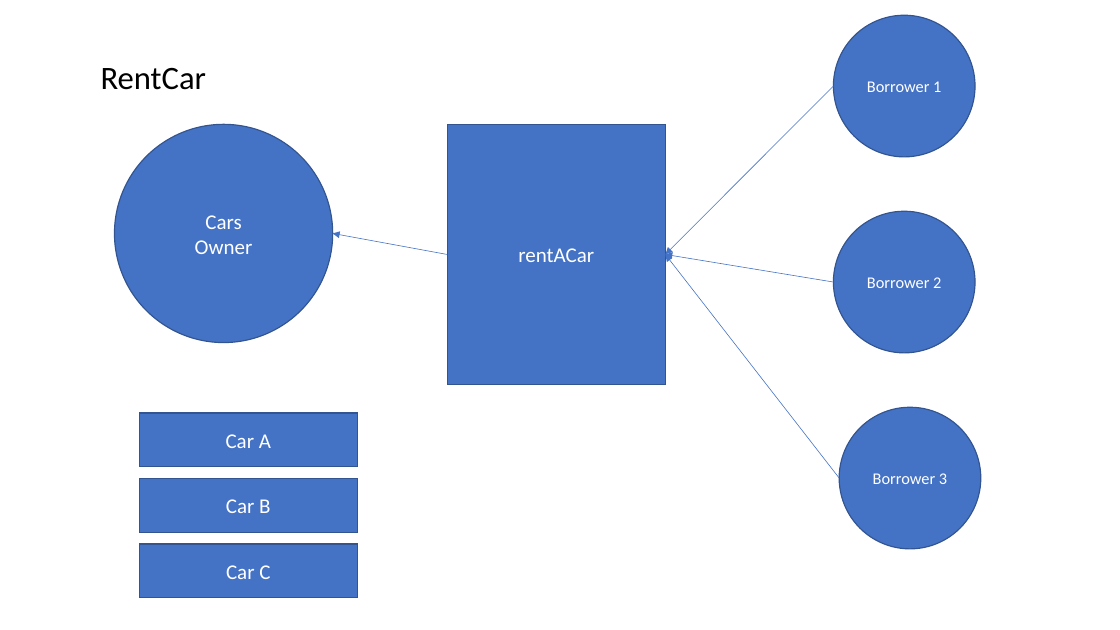
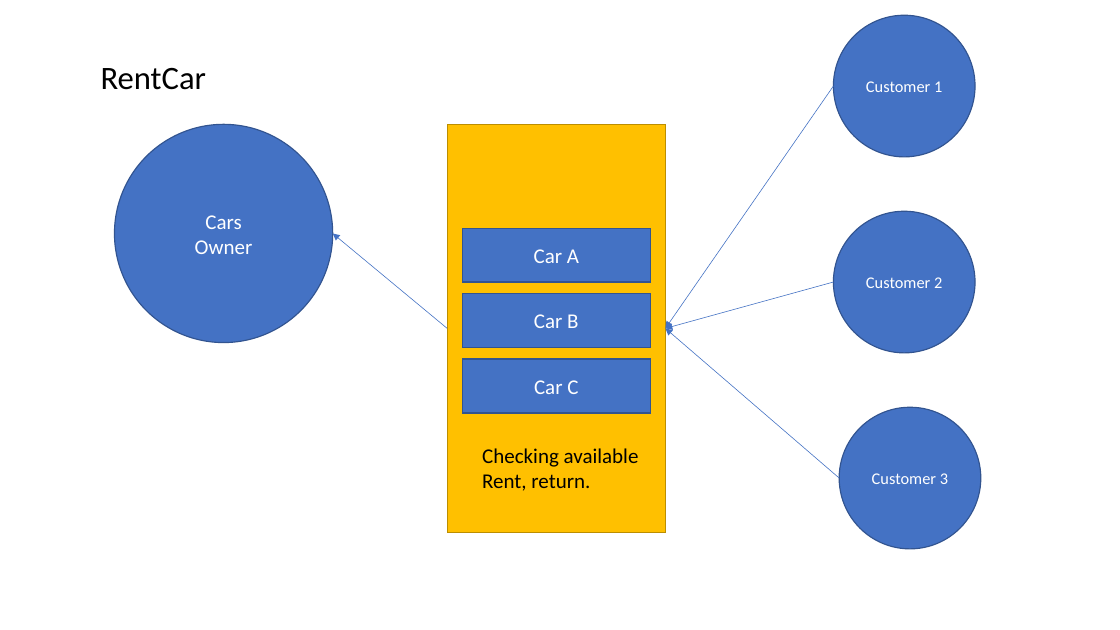
Before and after one commit to aturaritonang/solidity, a slide deck: slide 1 of Business Process-Rent Car.pptx. Drawn at 1120x630 pixels with LibreOffice and Linux fonts; fonts in the diff are those of the drawing. Boxes give left, top, right and bottom in pixels: in the first picture for what was removed or moved away, otherwise in the second. Text is boxed around its words. In the diff, an @@ line names an element or a change of style, - is before the commit and + after.

```diff
--- a/Business Process-Rent Car.pptx
+++ b/Business Process-Rent Car.pptx
@@ arrow moved from (833, 86) - (665, 255) to (833, 86) - (665, 329) @@
@@ text in ellipse at bbox=[866, 81, 942, 92]: text changed @@
-Borrower 1
+Customer 1
@@ rectangle "rentACar": place and size @@
-rectangle "rentACar" at bbox=[447, 124, 665, 385]
+rectangle "rentACar" at bbox=[447, 124, 665, 533]
@@ rectangle "rentACar" at bbox=[447, 124, 665, 533]: highlight none to #FFFF00; fill #4472C4 to #FFC000; outline #325491 1 pt to #BD8E00 1 pt @@
@@ arrow moved from (447, 255) - (333, 234) to (447, 329) - (333, 234) @@
@@ rectangle "Car A": place and size @@
-rectangle "Car A" at bbox=[139, 413, 358, 467]
+rectangle "Car A" at bbox=[462, 229, 650, 282]
@@ rectangle "Car B": place and size @@
-rectangle "Car B" at bbox=[139, 479, 358, 533]
+rectangle "Car B" at bbox=[462, 294, 650, 348]
@@ arrow moved from (833, 282) - (665, 255) to (833, 282) - (665, 329) @@
@@ text in ellipse at bbox=[866, 277, 942, 288]: text changed @@
-Borrower 2
+Customer 2
@@ arrow moved from (839, 478) - (665, 255) to (839, 478) - (665, 329) @@
@@ rectangle "Car C": place and size @@
-rectangle "Car C" at bbox=[139, 544, 358, 598]
+rectangle "Car C" at bbox=[462, 359, 650, 413]
@@ text added at bbox=[482, 448, 639, 491], 18 pt, text #000000 @@
+Checking available
+Rent, return.
@@ text in ellipse at bbox=[872, 473, 948, 484]: text changed @@
-Borrower 3
+Customer 3
```
Also in this commit, not shown: 3 other files.
